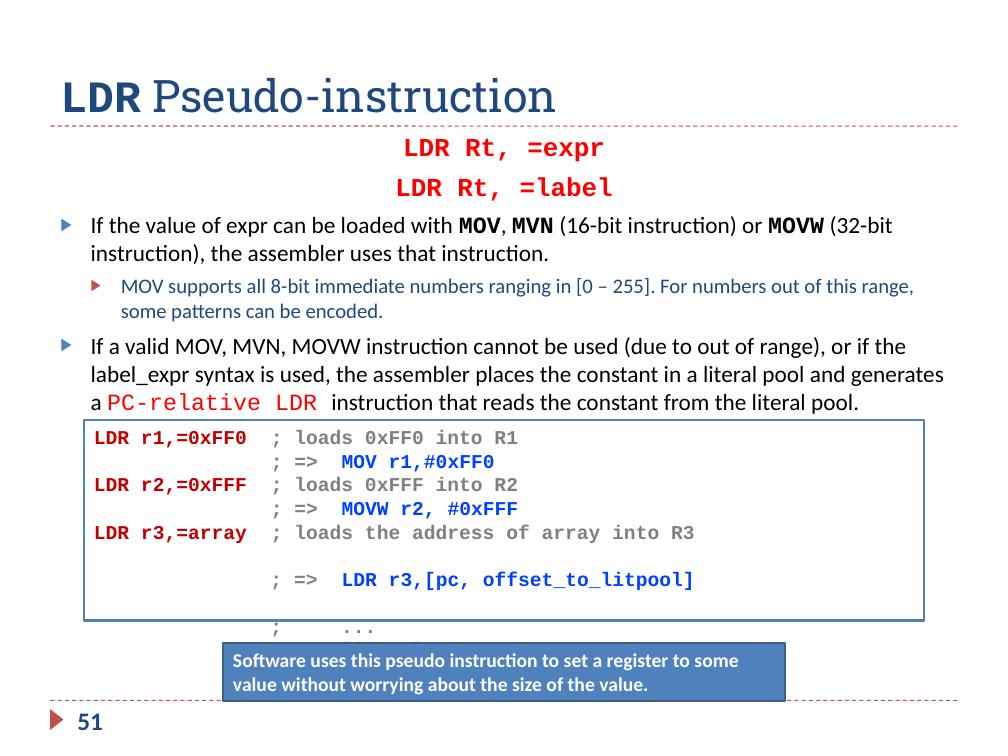
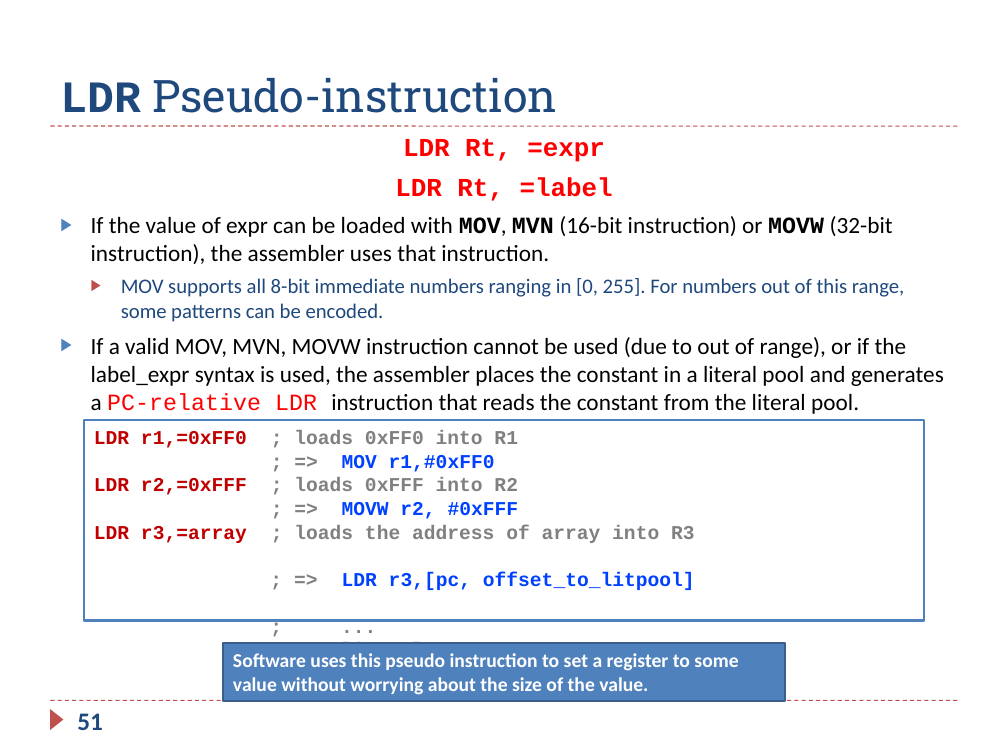
Before and after one commit to guhofstra/CSC111Fa26, a slide deck: slide 51 of PPTs/Ch5_ARM_Load_Store.pptx. Drawn at 1008x756 pixels with LibreOffice and Linux fonts; fonts in the diff are those of the drawing. Boxes give left, top, right and bottom in pixels: in the first picture for what was removed or moved away, otherwise in the second. Text is boxed around its words. In the diff, an @@ line names an element or a change of style, - is before the commit and + after.

```diff
--- a/PPTs/Ch5_ARM_Load_Store.pptx
+++ b/PPTs/Ch5_ARM_Load_Store.pptx
@@ text at (121,278,905,322): text changed @@
-  ▶ MOV supports all 8-bit immediate numbers ranging in [0 – 255]. For numbers out of this range, some patterns can be encoded.
+  ▶ MOV supports all 8-bit immediate numbers ranging in [0, 255]. For numbers out of this range, some patterns can be encoded.
```
Also in this commit, not shown: 8 other slides changed, 4 other files.
